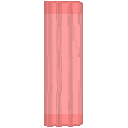
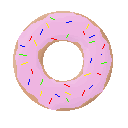
Layered file, before and after one edit (w=128, h=128). Changes by layer:
removed layer "Layer 3" (was multiply) over (44, 1, 83, 127)
removed layer "Layer 4" over (44, 1, 83, 127)
added layer "Layer 2" above "Layer 1 copy" over (19, 17, 107, 104)
added layer "Layer 1 copy" above "Layer 1" over (15, 12, 112, 110)
added layer "Layer 1" above "Layer 3 copy" over (13, 11, 113, 111)
hid "Layer 3 copy" over (44, 1, 83, 127)
